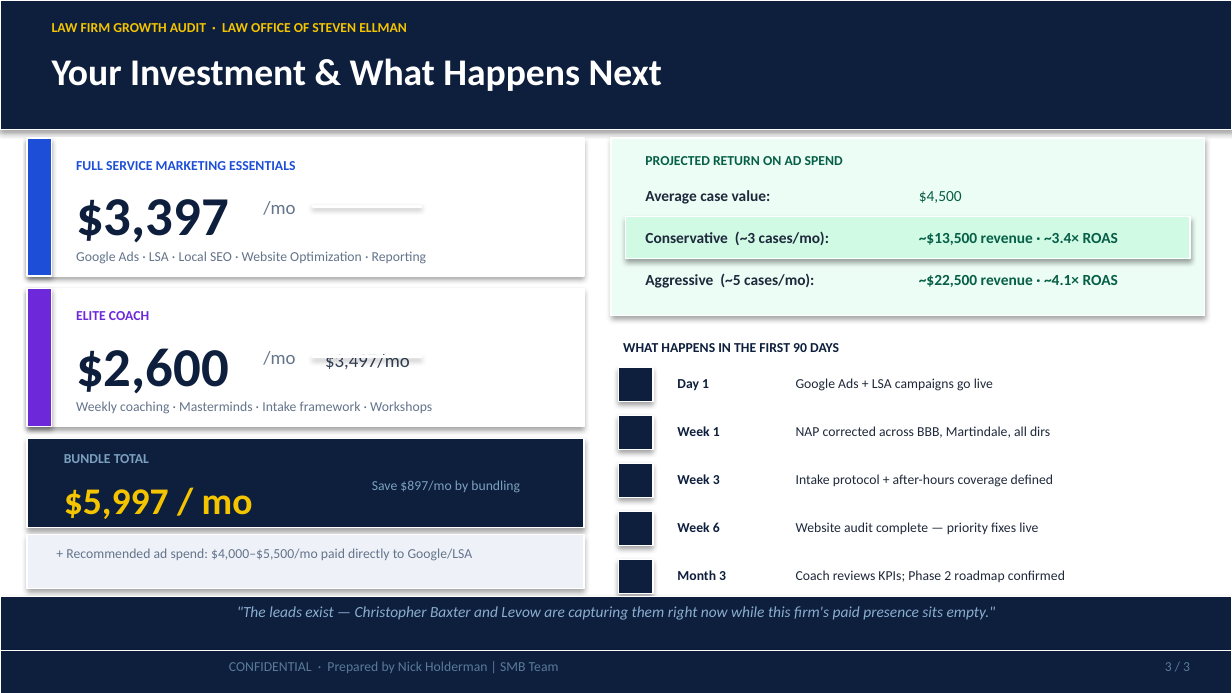
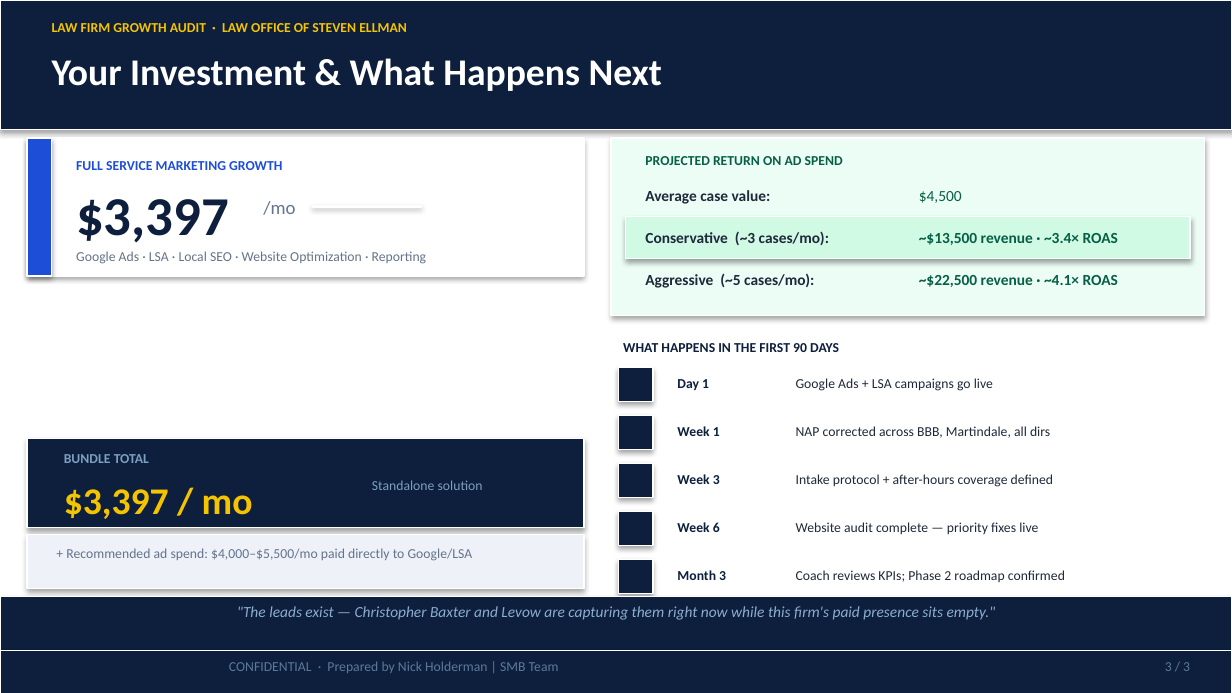
Before and after one commit to SMB-Team-Technology/workwith-smbteam, a slide deck: slide 3 of law-office-of-steven-ellman/Law_Office_of_Steven_Ellman_June2_2026_Proposal.pptx. Drawn at 1232x693 pixels with LibreOffice and Linux fonts; fonts in the diff are those of the drawing. Boxes give left, top, right and bottom in pixels: in the first picture for what was removed or moved away, otherwise in the second. Text is boxed around its words. In the diff, an @@ line names an element or a change of style, - is before the commit and + after.

```diff
--- a/law-office-of-steven-ellman/Law_Office_of_Steven_Ellman_June2_2026_Proposal.pptx
+++ b/law-office-of-steven-ellman/Law_Office_of_Steven_Ellman_June2_2026_Proposal.pptx
@@ text at (x1=76, y1=161, x2=282, y2=170): text changed @@
-FULL SERVICE MARKETING ESSENTIALS
+FULL SERVICE MARKETING GROWTH
@@ rectangle removed at (x1=27, y1=288, x2=584, y2=426) @@
@@ rectangle removed at (x1=27, y1=288, x2=52, y2=426) @@
@@ text removed at (x1=76, y1=311, x2=149, y2=320) @@
-ELITE COACH
@@ text removed at (x1=76, y1=348, x2=229, y2=393) @@
-$2,600
@@ text removed at (x1=263, y1=351, x2=295, y2=365) @@
-/mo
@@ rectangle removed at (x1=313, y1=356, x2=421, y2=357) @@
@@ text removed at (x1=325, y1=354, x2=410, y2=369) @@
-$3,497/mo
@@ text removed at (x1=76, y1=401, x2=432, y2=414) @@
-Weekly coaching · Masterminds · Intake framework · Workshops
@@ text at (x1=64, y1=489, x2=253, y2=519): text changed @@
-$5,997 / mo
+$3,397 / mo
@@ text at (x1=372, y1=480, x2=483, y2=490): text changed @@
-Save $897/mo by bundling
+Standalone solution
```
Also in this commit, not shown: 1 other slide changed, 1 other file.
